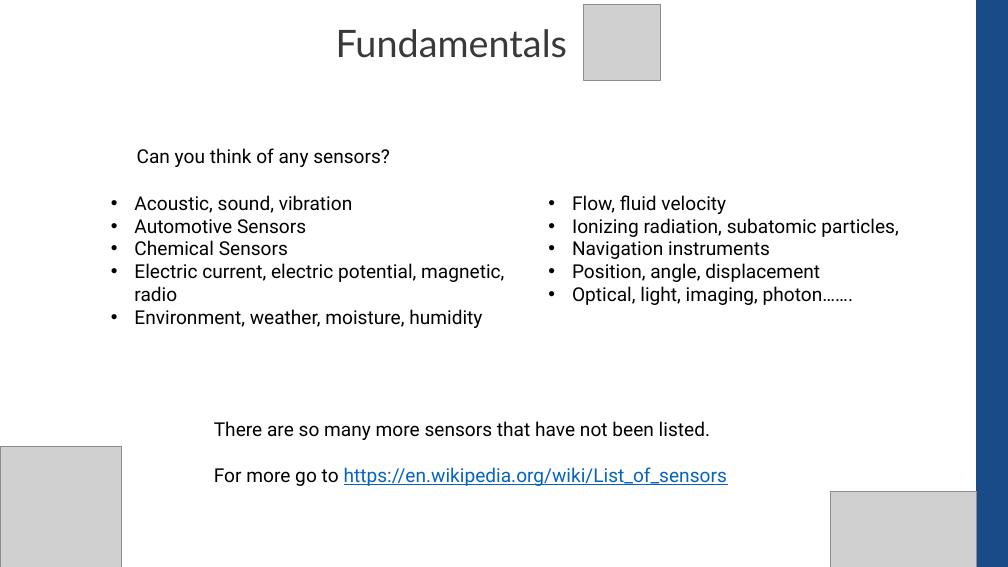
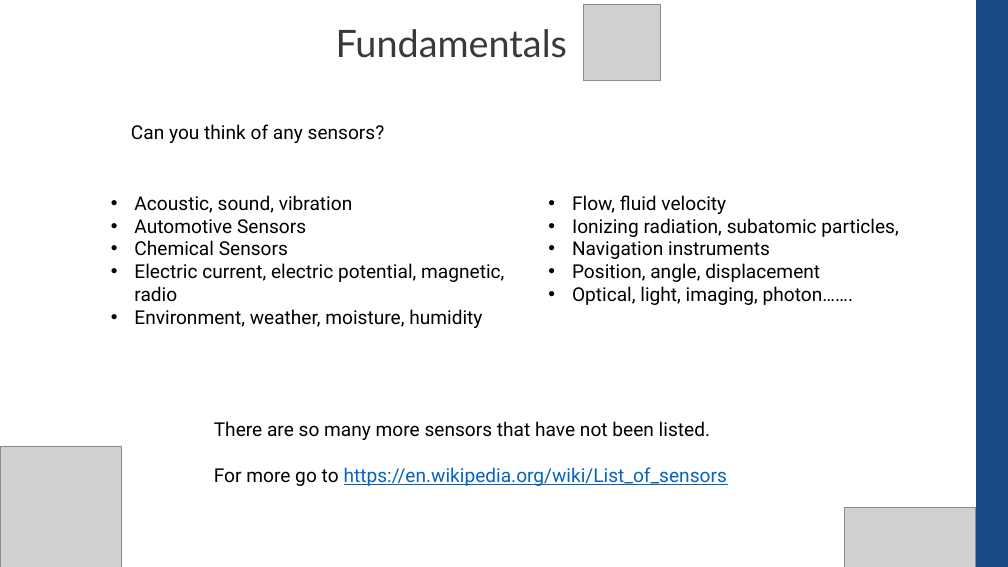
Before and after one commit to CompEng0001/IoT-and-Our-Schools-Environments-for-Education, a slide deck: slide 3 of Lessons/Sensors_101.pptx. Drawn at 1008x567 pixels with LibreOffice and Linux fonts; fonts in the diff are those of the drawing; grey boxes stand for pictures. Boxes give left, top, right and bottom in pixels: in the first picture for what was removed or moved away, otherwise in the second. Text is boxed around its words. In the diff, an @@ line names an element or a change of style, - is before the commit and + after.

```diff
--- a/Lessons/Sensors_101.pptx
+++ b/Lessons/Sensors_101.pptx
@@ text "Can you think of any ...": place and size @@
-text "Can you think of any ..." at <box>137,148,390,167</box>
+text "Can you think of any ..." at <box>131,124,385,143</box>
@@ picture: place and size @@
-picture at <box>830,492,977,567</box>
+picture at <box>845,507,975,567</box>
```
Also in this commit, not shown: 9 other slides changed.
